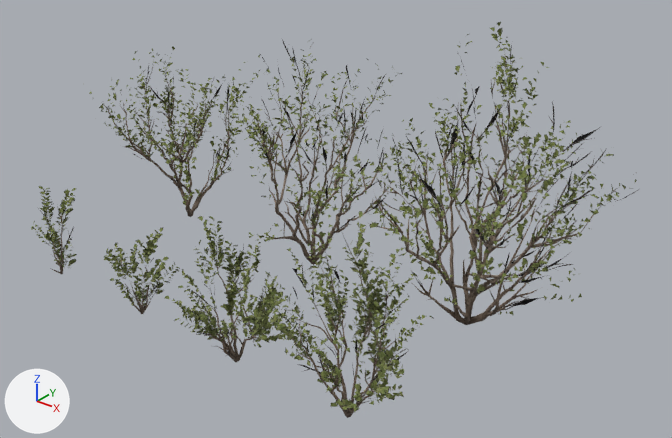
The glTF model assets/models/bush_dry.glb as it was, and as the next commit left it.
Camera for both pictures: a 50 mm camera at (4.48, -4.57, 3.77) aimed at (0.57, 0.31, 0.74). Arrows for +X, +Y and +Z are at lower left; the lights stay in place. The older version comes first. Vertices at exactly the same position are counted once.

Names of what the first picture shows: 'searsia_lucida_a_LOD0', 'searsia_lucida_b_LOD0', 'searsia_lucida_c_LOD0', 'searsia_lucida_d_LOD0', 'searsia_lucida_e_LOD0', 'searsia_lucida_f_LOD0', 'searsia_lucida_g_LOD0'.
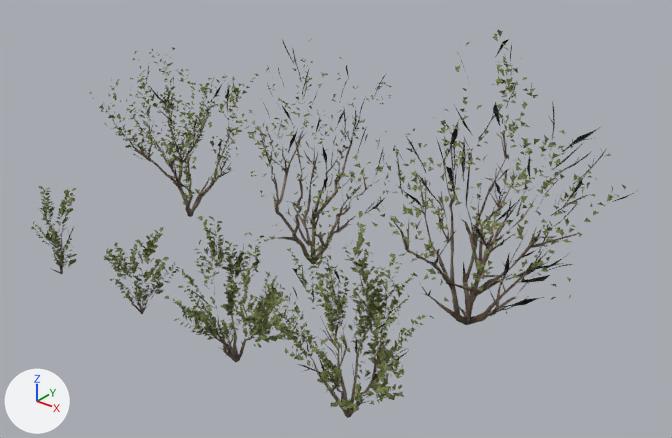
Edits to the scene script, one JSON object a line:
```json
{"block": "me_cube_070", "where": "# used by ob_searsia_lucida_a_lod0; location = (1.5, 0.725, 0.0)"}
{"op": "remove", "block": "me_cube_070", "code": "me_cube_070.from_pydata(...)  # 8031 vertices, 5956 faces; spans x -0.82..0.97, y -1.1..0.84, z -0.02..2.26"}
{"op": "add", "block": "me_cube_070", "code": "me_cube_070.from_pydata(...)  # 3298 vertices, 2239 faces; spans x -0.79..0.97, y -1.05..0.74, z -0.02..2.26"}
{"block": "me_cube_070", "change": "me_cube_070 part 1: 1103 loose pieces with 3505 vertices, spanning x -0.82..0.95, y -1.1..0.84, z 0.19..2.25, are deleted"}
{"block": "me_cube_070", "change": "me_cube_070 part 2: 25 vertices moved within x -0.52..0.57, y -0.58..0.38, z 0.61..1.56; 1249 vertices removed from x -0.74..0.91, y -0.87..0.74, z 0.05..2.21; 21 vertices added at x -0.52..0.85, y -0.61..0.51, z 0.49..2.1"}
{"block": "me_cube_071", "where": "# used by ob_searsia_lucida_b_lod0; location = (0.0, 0.725, 0.0)"}
{"op": "remove", "block": "me_cube_071", "code": "me_cube_071.from_pydata(...)  # 5606 vertices, 4552 faces; spans x -0.72..0.73, y -0.62..0.85, z -0.02..1.91"}
{"op": "add", "block": "me_cube_071", "code": "me_cube_071.from_pydata(...)  # 2200 vertices, 1689 faces; spans x -0.68..0.66, y -0.62..0.82, z -0.02..1.89"}
{"block": "me_cube_071", "change": "me_cube_071 part 3: 779 loose pieces with 2478 vertices, spanning x -0.72..0.73, y -0.62..0.85, z 0.16..1.91, are deleted"}
{"block": "me_cube_071", "change": "me_cube_071 part 4: 29 vertices moved within x -0.45..0.39, y -0.45..0.59, z 0.52..1.73; 1047 vertices removed from x -0.66..0.62, y -0.59..0.8, z 0.02..1.84; 119 vertices added at x -0.47..0.5, y -0.6..0.78, z 0.27..1.53"}
{"block": "me_cube_071", "change": "other edits to the shape of me_cube_071 do not show in these pictures"}
{"block": "me_cube_068", "where": "# used by ob_searsia_lucida_c_lod0; location = (-1.5, 0.725, 0.0)"}
{"op": "remove", "block": "me_cube_068", "code": "me_cube_068.from_pydata(...)  # 5740 vertices, 3994 faces; spans x -0.78..0.72, y -0.58..0.62, z -0.02..1.59"}
{"op": "add", "block": "me_cube_068", "code": "me_cube_068.from_pydata(...)  # 4177 vertices, 2274 faces; spans x -0.76..0.72, y -0.58..0.62, z -0.02..1.58"}
{"block": "me_cube_068", "change": "me_cube_068 part 5: 261 loose pieces with 936 vertices, spanning x -0.78..0.49, y -0.47..0.51, z 0.23..1.59, are deleted"}
{"block": "me_cube_068", "change": "me_cube_068 part 6: 32 vertices moved within x -0.57..0.42, y -0.28..0.37, z 0.19..1.37; 659 vertices removed from x -0.66..0.58, y -0.54..0.47, z 0.03..1.41; 32 vertices added at x -0.47..0.37, y -0.34..0.6, z 0.44..1.29"}
```

Boxes (x1, y1, x2, y2) around the edits, measured in the pictures (672 x 438 px):
```json
{"object": "searsia_lucida_a_LOD0", "change": "reshaped", "before": [325, 22, 638, 325], "after": [332, 27, 635, 325]}
{"object": "searsia_lucida_b_LOD0", "change": "reshaped", "before": [236, 39, 410, 265], "after": [236, 39, 402, 265]}
{"object": "searsia_lucida_c_LOD0", "change": "reshaped", "before": [89, 46, 259, 217], "after": [89, 47, 259, 217]}
{"part": 1, "of": "me_cube_070", "change": "deleted", "before": [325, 22, 637, 315]}
{"part": 2, "of": "me_cube_070", "change": "cut back", "before": [340, 28, 638, 324], "after": [387, 39, 631, 285]}
{"part": 3, "of": "me_cube_071", "change": "deleted", "before": [239, 42, 410, 251]}
{"part": 4, "of": "me_cube_071", "change": "cut back", "before": [250, 44, 395, 261], "after": [244, 68, 400, 236]}
{"part": 5, "of": "me_cube_068", "change": "deleted", "before": [105, 46, 240, 194]}
{"part": 6, "of": "me_cube_068", "change": "cut back", "before": [102, 64, 234, 217], "after": [115, 64, 256, 196]}
```
